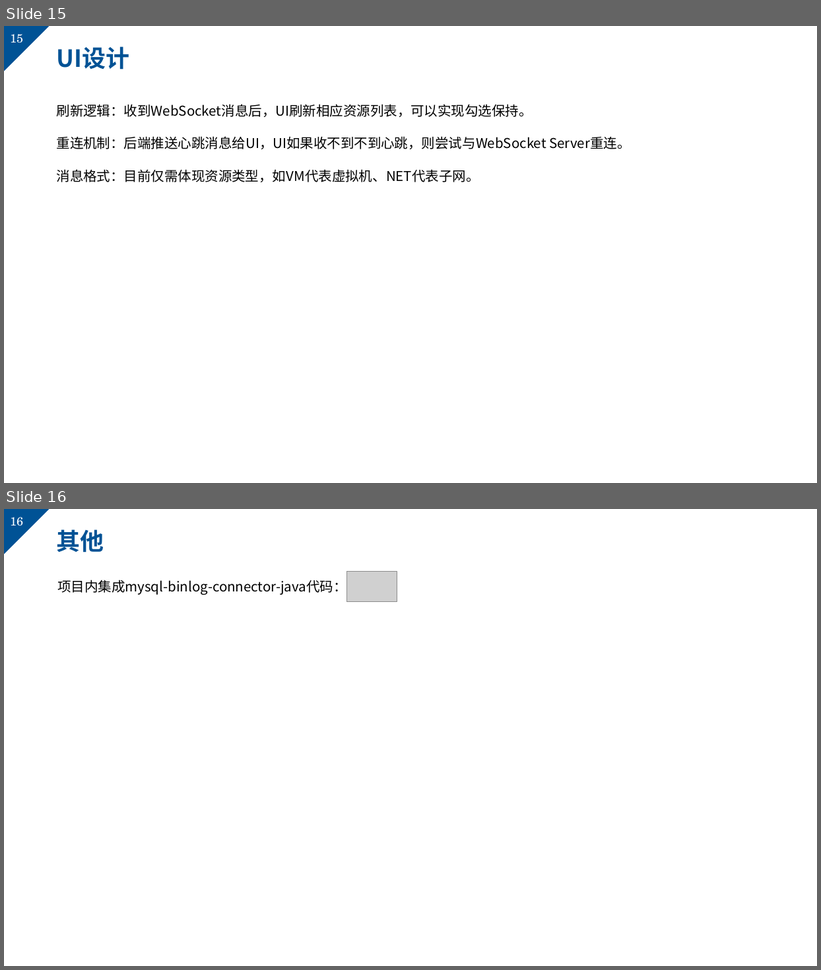
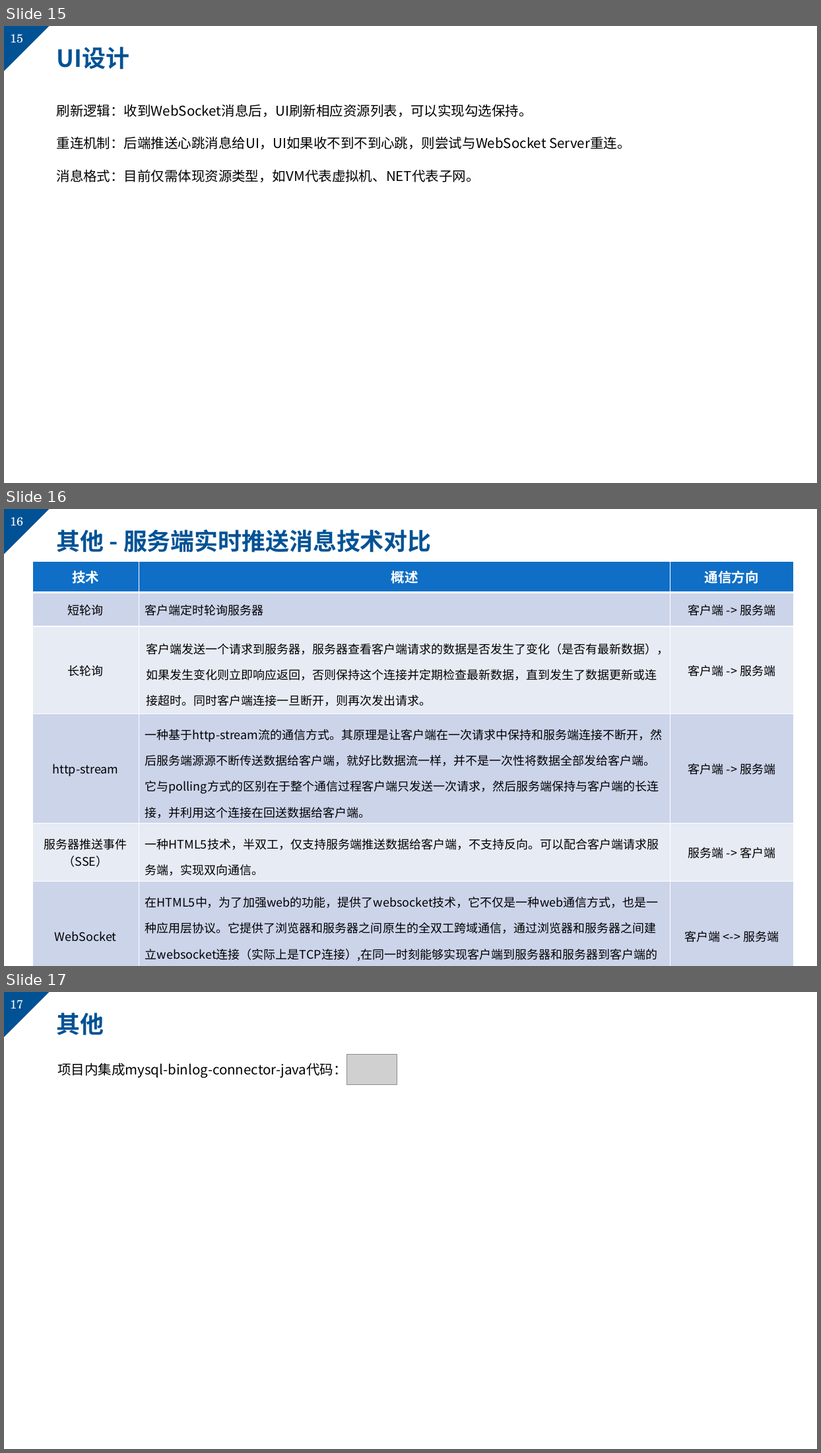
Before and after one commit to markMe1024/coding, a slide deck: MySQL/binlog/后端与UI的webscoket事件机制.pptx. Shown one above the other, each under a label of ours: slides 15 and 16 before the commit, slides 15, 16 and 17 after it. The pictures are 821x970 and 821x1453 pixels, drawn with LibreOffice and Linux fonts; fonts in the diff are those of the drawing; grey boxes stand for pictures; background and template pictures are left out. Boxes give left, top, right and bottom in pixels: in the first picture for what was removed or moved away, otherwise in the second. Text is boxed around its words. In the diff, an @@ line names an element or a change of style, - is before the commit and + after.

```diff
--- a/MySQL/binlog/后端与UI的webscoket事件机制.pptx
+++ b/MySQL/binlog/后端与UI的webscoket事件机制.pptx
@@ slide 16 added at bbox=[4, 509, 817, 966], background #FFFFFF; not listed: 2 template elements that a slide beside it also shows @@
@@ title added at bbox=[57, 529, 432, 553], 28 pt, text #005295, bold @@
+其他 - 服务端实时推送消息技术对比
@@ table added at bbox=[32, 561, 794, 964], 6 rows, 3 columns @@
+技术 | 概述 | 通信方向
+短轮询 | 客户端定时轮询服务器 | 客户端 -> 服务端
+长轮询 | 客户端发送一个请求到服务器，服务器查看客户端请求的数据是否发生了变化（是否有最新数据），如果发生变化则立即响应返回，否则保持这个连接并定期检查最新数据，直到发生了数据更新或连接超时。同时客户端连接一旦断开，则再次发出请求。 | 客户端 -> 服务端
+http-stream | 一种基于http-stream流的通信方式。其原理是让客户端在一次请求中保持和服务端连接不断开，然后服务端源源不断传送数据给客户端，就好比数据流一样，并不是一次性将数据全部发给客户端。它与polling方式的区别在于整个通信过程客户端只发送一次请求，然后服务端保持与客户端的长连接，并利用这个连接在回送数据给客户端。 | 客户端 -> 服务端
+服务器推送事件（SSE） | 一种HTML5技术，半双工，仅支持服务端推送数据给客户端，不支持反向。可以配合客户端请求服务端，实现双向通信。 | 服务端 -> 客户端
+WebSocket | 在HTML5中，为了加强web的功能，提供了websocket技术，它不仅是一种web通信方式，也是一种应用层协议。它提供了浏览器和服务器之间原生的全双工跨域通信，通过浏览器和服务器之间建立websocket连接（实际上是TCP连接）,在同一时刻能够实现客户端到服务器和服务器到客户端的数据发送。 | 客户端 <-> 服务端
@@ what was slide 16 is now slide 17 @@
@@ page number at bbox=[10, 1000, 23, 1008]: text changed @@
-16
+17
```
Also in this commit, not shown: 2 slides changed, 2 other files.
